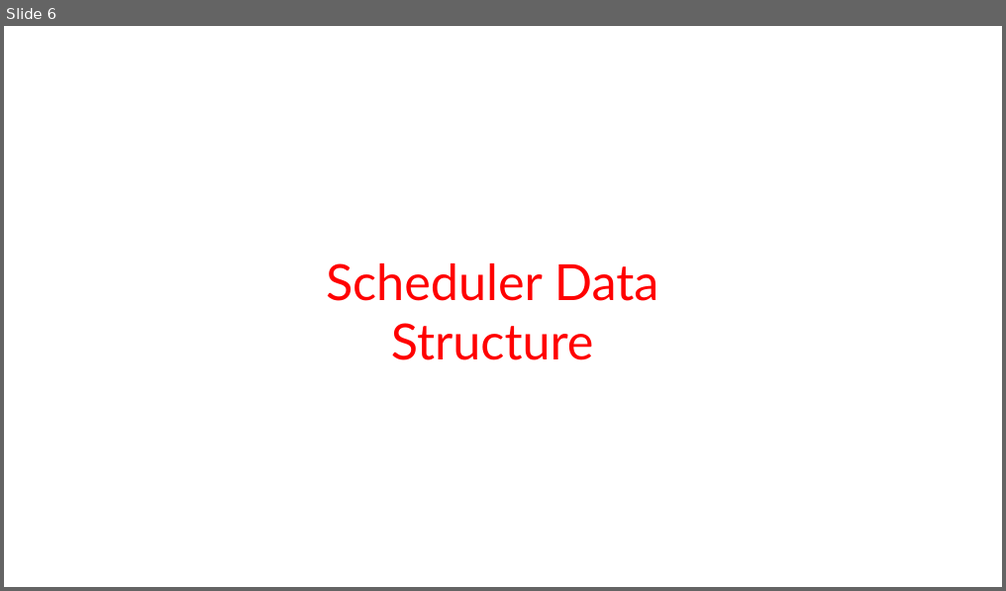
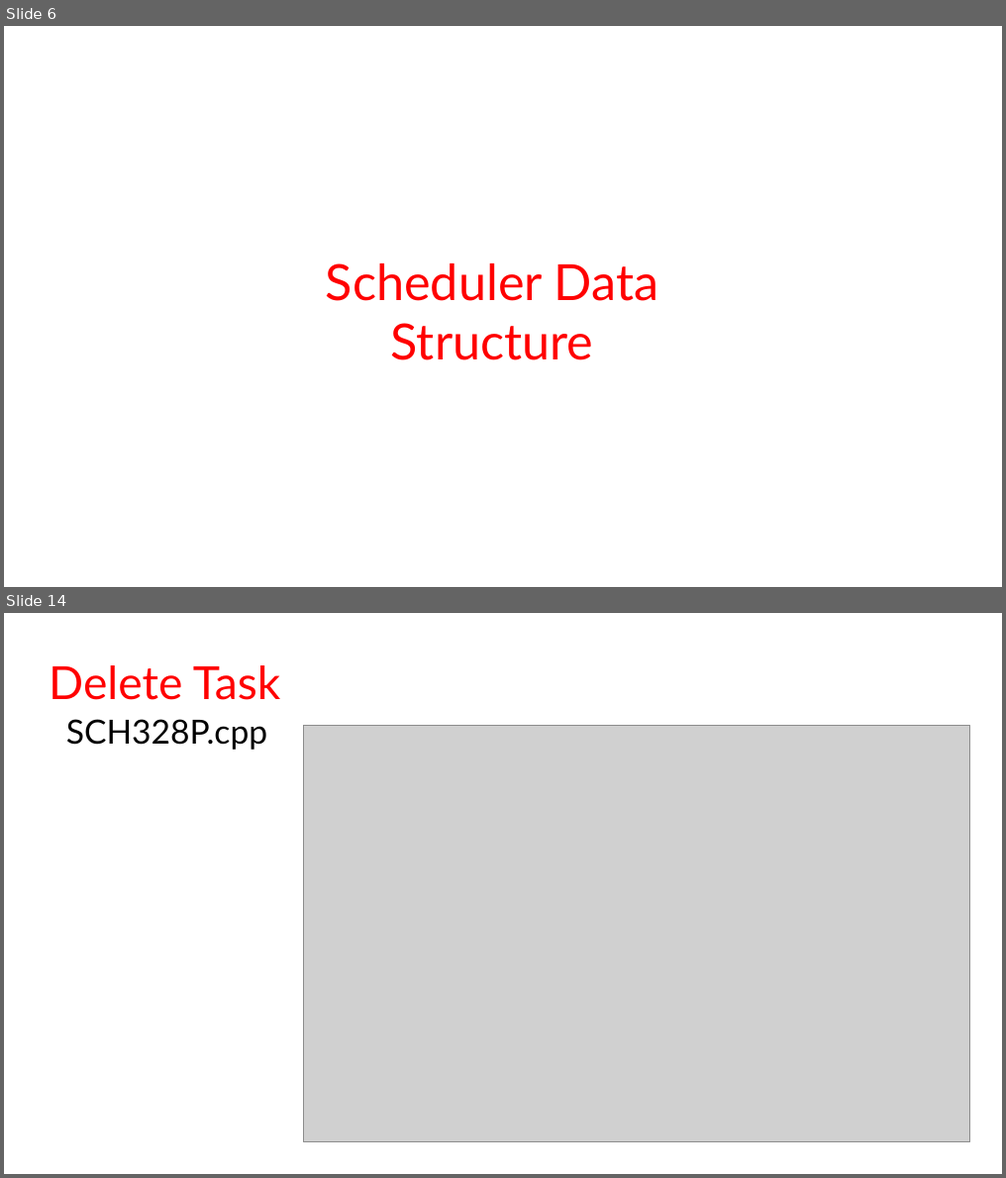
Before and after one commit to Mohamed-h-Gamil/adv_emb_hw1_cooperativeSchedularForArduinoUno, a slide deck: presentation/A Flexible Schedular for Single-Processor Embedded systems for Arduino UNO.pptx. Shown one above the other, each under a label of ours: slide 6 before the commit, slides 6 and 14 after it; the slides between them are not shown. The pictures are 1006x591 and 1006x1178 pixels, drawn with LibreOffice and Linux fonts; fonts in the diff are those of the drawing; grey boxes stand for pictures; background and template pictures are left out. Boxes give left, top, right and bottom in pixels: in the first picture for what was removed or moved away, otherwise in the second. Text is boxed around its words. In the diff, an @@ line names an element or a change of style, - is before the commit and + after.

```diff
--- a/presentation/A Flexible Schedular for Single-Processor Embedded systems for Arduino UNO.pptx
+++ b/presentation/A Flexible Schedular for Single-Processor Embedded systems for Arduino UNO.pptx
@@ slide 14 added at [4,613,1002,1174], background picture (left out) @@
@@ text added at [49,665,280,700], 44 pt, text #FF0000 @@
+Delete Task
@@ text added at [66,719,267,750], 32 pt, text #000000 @@
+SCH328P.cpp
@@ picture added at [303,725,970,1143] @@
```
Also in this commit, not shown: 2 slides changed, 6 other slides added.
